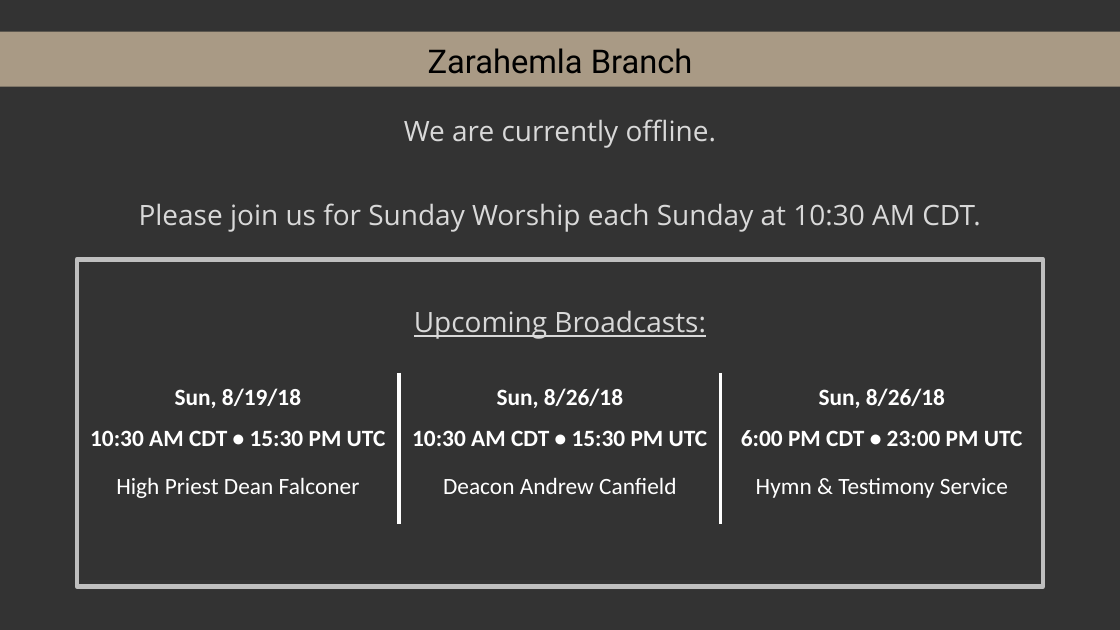
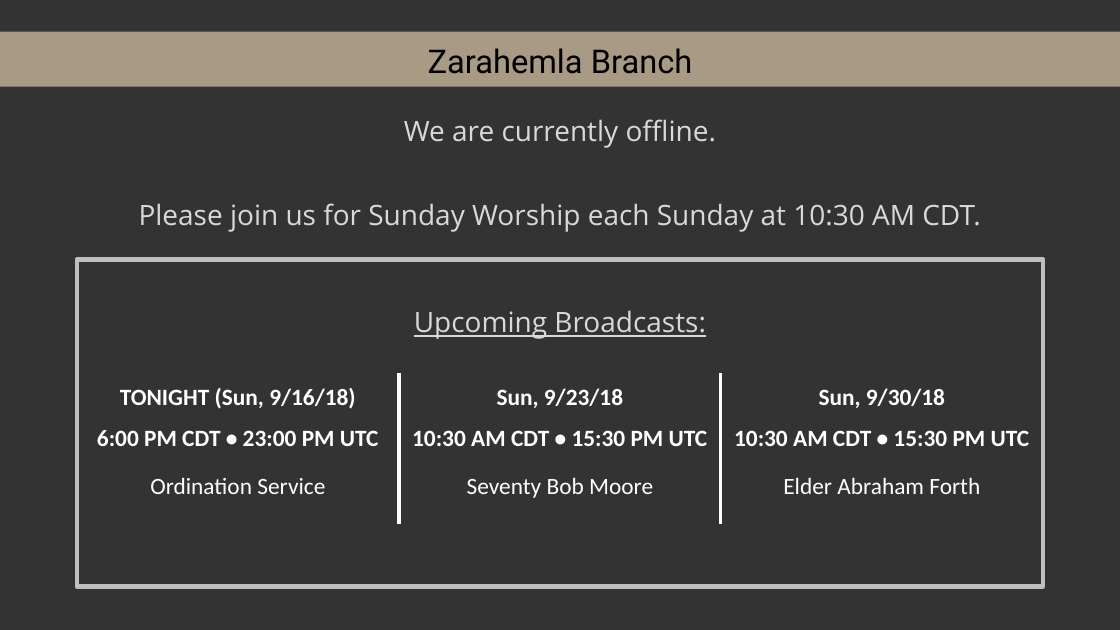
Before and after one commit to kevinmcmilian/ZarahemlaHymnPPTs, a slide deck: slide 1 of Offline Slide.pptx. Drawn at 1120x630 pixels with LibreOffice and Linux fonts; fonts in the diff are those of the drawing; background and template pictures are left out. Boxes give left, top, right and bottom in pixels: in the first picture for what was removed or moved away, otherwise in the second. Text is boxed around its words. In the diff, an @@ line names an element or a change of style, - is before the commit and + after.

```diff
--- a/Offline Slide.pptx
+++ b/Offline Slide.pptx
@@ table at (77,373,1043,524) @@
-row 1: Sun, 8/19/18 | Sun, 8/26/18 | Sun, 8/26/18
+row 1: TONIGHT (Sun, 9/16/18) | Sun, 9/23/18 | Sun, 9/30/18
-row 2, column 1: 10:30 AM CDT • 15:30 PM UTC
+row 2, column 1: 6:00 PM CDT • 23:00 PM UTC
-row 2, column 3: 6:00 PM CDT • 23:00 PM UTC
+row 2, column 3: 10:30 AM CDT • 15:30 PM UTC
-row 3: High Priest Dean Falconer | Deacon Andrew Canfield | Hymn & Testimony Service
+row 3: Ordination Service | Seventy Bob Moore | Elder Abraham Forth
```
Also in this commit, not shown: 5 other files.
